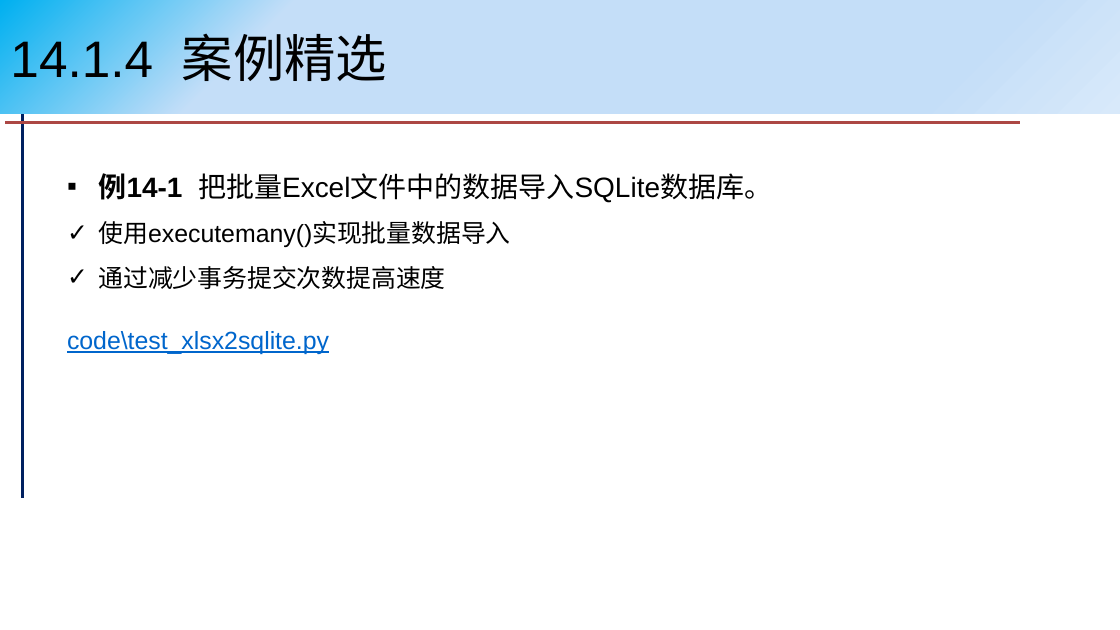
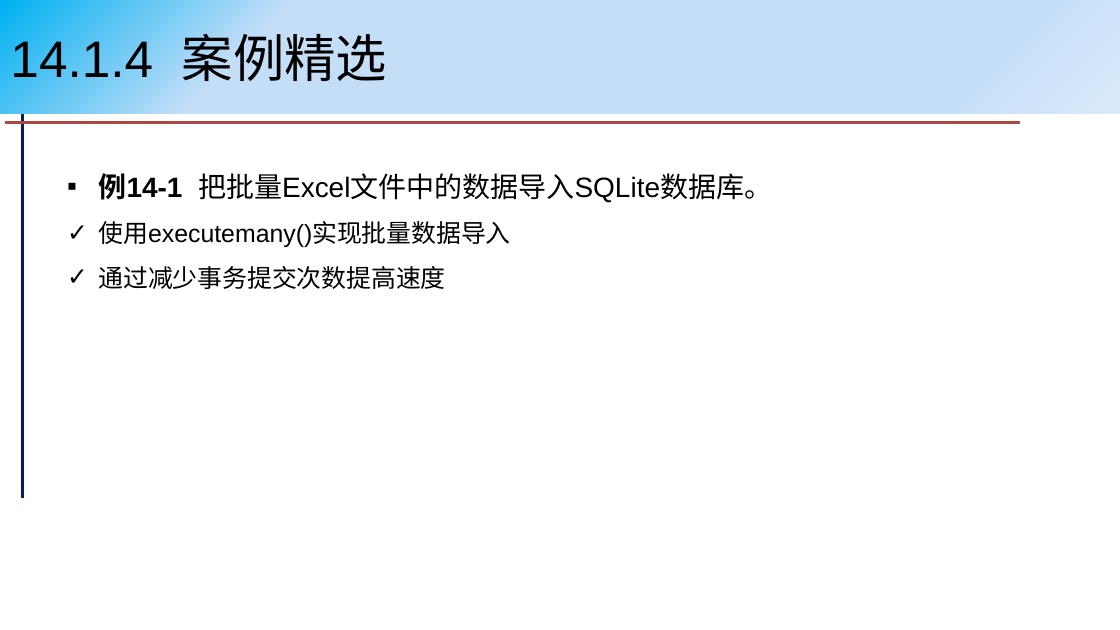
Before and after one commit to pengxj/PythonCourse, a slide deck: slide 22 of slides/第14章 数据库编程.pptx (slide 23 before the commit). Drawn at 1120x630 pixels with LibreOffice and Linux fonts; fonts in the diff are those of the drawing. Boxes give left, top, right and bottom in pixels: in the first picture for what was removed or moved away, otherwise in the second. Text is boxed around its words. In the diff, an @@ line names an element or a change of style, - is before the commit and + after.

```diff
--- a/slides/第14章 数据库编程.pptx
+++ b/slides/第14章 数据库编程.pptx
@@ text at (67, 331, 329, 354): paragraph removed @@
-code\test_xlsx2sqlite.py
```
Also in this commit, not shown: 5 other slides changed, 2 slides added, 10 slides removed, 1 other file.
